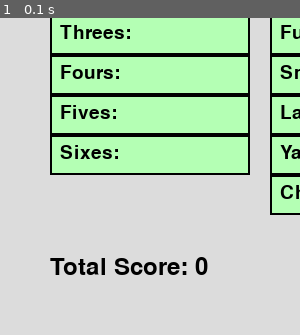
Above: before the commit, frame 1.
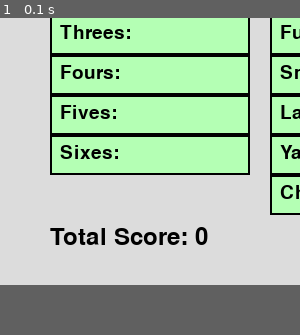
Above: after the commit, the same moment.

Repository: sonniks/substack.python.games
Game: pygame game, started from Five-Dice/five_dice.py
The game is run twice, just before and just after one commit, with the same random seed, the same clock (stepped at 60 frames per second) and the same inputs.
Inputs:
- Up to frame 1 (0.1 s): no input
The pictures show only the part of the screen within x 0-50%, y 50-100%; the shares and areas given below are measured in that part.
In our replay, the window is 600x650 before the commit and 600x600 after it. These sizes can differ from the game's own. Grey fills any space a smaller window leaves; there, only what the larger window draws over its background counts as a difference.

The runs differ from the first frame. In frame 1, 2.7% of the frame differs, in the area x 16-70%, y 65-82%.

Commit message:
Add game over screen.

Diff:
--- a/Five-Dice/five_dice.py
+++ b/Five-Dice/five_dice.py
@@ -1,18 +1,17 @@
 import pygame
 import sys
 from dice_module import Die, roll_dice, reset_dice, init_dice_audio, draw_roll_indicator, can_score
-from scorecard import draw_scorecard, handle_score_click, total_score, init_scorecard
+from scorecard import draw_scorecard, handle_score_click, total_score, init_scorecard, reset_scorecard, CATEGORY_SCORES
 
 
 pygame.init()
 SCREEN_WIDTH = 600
-SCREEN_HEIGHT = 650
+SCREEN_HEIGHT = 600
 screen = pygame.display.set_mode((SCREEN_WIDTH, SCREEN_HEIGHT))
 pygame.display.set_caption("Five Dice")
 FONT = pygame.font.SysFont(None, 36)
 
 
-# Create five dice spaced evenly
 dice_list = []
 die_spacing = 100
 start_x = 50
@@ -21,9 +20,32 @@
     dice_list.append(die)
 
 
+def is_game_over():
+    """
+    Check if the game is over.
+    :return:
+    """
+    return all(score is not None for score in CATEGORY_SCORES.values())
+
+
+def draw_game_over():
+    """
+    Draw the game over screen.
+    :return:
+    """
+    screen.fill((0, 0, 0))
+    final_score = total_score()
+    text1 = FONT.render("Game Over! Final Score:", True, (255, 255, 255))
+    text2 = FONT.render(str(final_score), True, (255, 255, 255))
+    text3 = FONT.render("Press any key to restart", True, (200, 200, 200))
+    screen.blit(text1, (150, 200))
+    screen.blit(text2, (260, 250))
+    screen.blit(text3, (120, 320))
+    pygame.display.flip()
+
 def draw():
     """
-    Draw the game state.
+    Draw the game screen.
     :return:
     """
     screen.fill((220, 220, 220))
@@ -33,7 +55,7 @@
     draw_roll_indicator(screen)
     total = total_score()
     score_text = FONT.render(f"Total Score: {total}", True, (0, 0, 0))
-    screen.blit(score_text, (50, 570))  # You can tweak Y if needed
+    screen.blit(score_text, (50, 540))
     roll_text = FONT.render("Press SPACE to roll", True, (0, 0, 0))
     quit_text = FONT.render("Press Q to quit", True, (0, 0, 0))
     screen.blit(roll_text, (20, 20))
@@ -49,26 +71,41 @@
     init_dice_audio()
     init_scorecard()
     clock = pygame.time.Clock()
+    game_over = False
     while True:
-        for event in pygame.event.get():
-            if event.type == pygame.QUIT:
-                pygame.quit()
-                sys.exit()
-            elif event.type == pygame.MOUSEBUTTONDOWN:
-                if can_score():  # Only allow hold-clicks after roll 1
-                    for die in dice_list:
-                        if die.rect.collidepoint(event.pos):
-                            die.toggle_hold()
-                dice_values = [die.value for die in dice_list]
-                if can_score() and handle_score_click(event.pos, dice_values):
-                    reset_dice(dice_list)
-            elif event.type == pygame.KEYDOWN:
-                if event.key == pygame.K_SPACE:
-                    roll_dice(dice_list, screen)
-                elif event.key == pygame.K_q:
+        if game_over:
+            draw_game_over()
+            for event in pygame.event.get():
+                if event.type == pygame.QUIT:
                     pygame.quit()
                     sys.exit()
-        draw()
+                elif event.type == pygame.KEYDOWN or event.type == pygame.MOUSEBUTTONDOWN:
+                    reset_scorecard()
+                    reset_dice(dice_list)
+                    game_over = False
+        else:
+            for event in pygame.event.get():
+                if event.type == pygame.QUIT:
+                    pygame.quit()
+                    sys.exit()
+                elif event.type == pygame.MOUSEBUTTONDOWN:
+                    if can_score():
+                        for die in dice_list:
+                            if die.rect.collidepoint(event.pos):
+                                die.toggle_hold()
+                    dice_values = [die.value for die in dice_list]
+                    if can_score() and handle_score_click(event.pos, dice_values):
+                        reset_dice(dice_list)
+                elif event.type == pygame.KEYDOWN:
+                    if event.key == pygame.K_SPACE:
+                        roll_dice(dice_list, screen)
+                    elif event.key == pygame.K_q:
+                        pygame.quit()
+                        sys.exit()
+            if is_game_over():
+                game_over = True
+            else:
+                draw()
         clock.tick(30)
 
 
